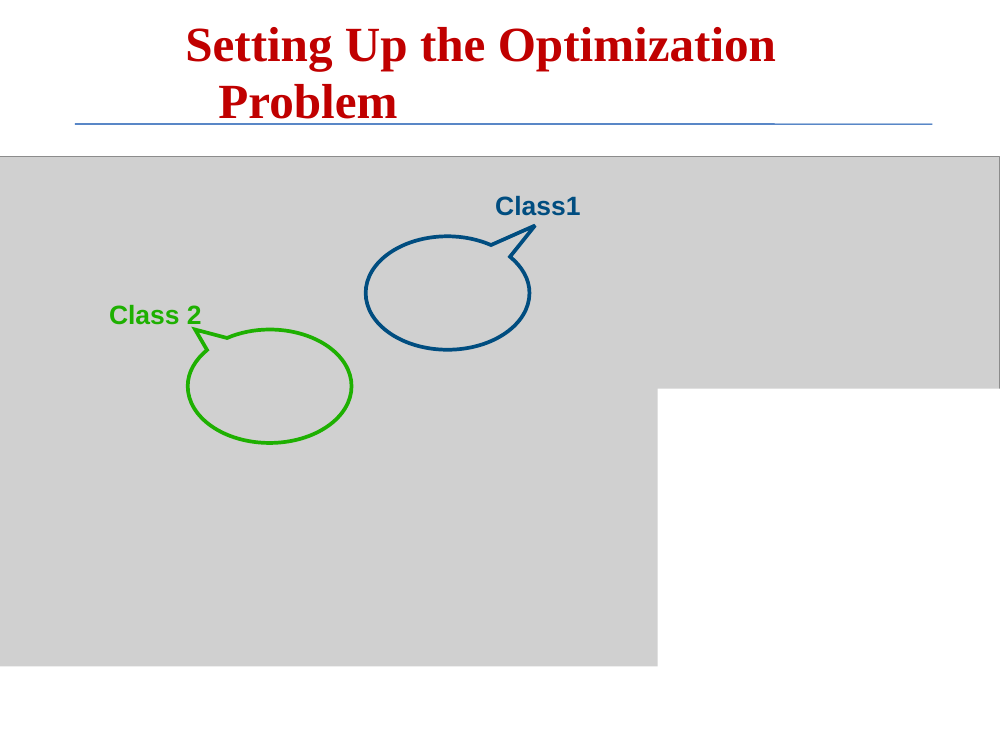
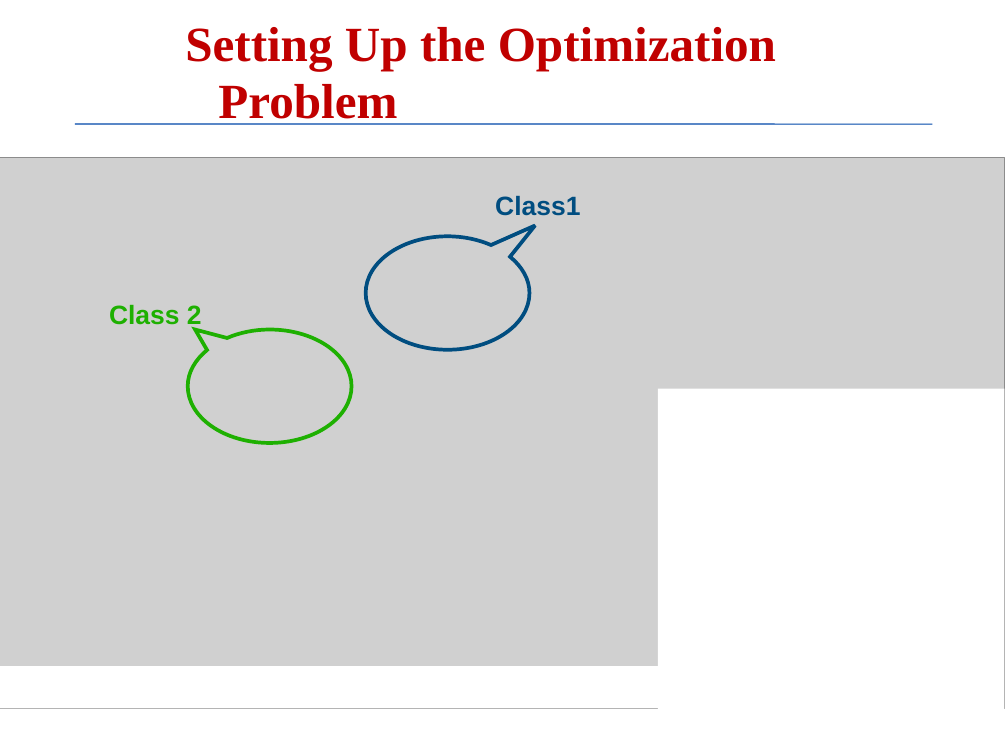
Before and after one commit to jeniyat/CSE-5521-SP21, a slide deck: slide 40 of Lectures/ppts/18. perceptrons_svm.pptx. Drawn at 1008x756 pixels with LibreOffice and Linux fonts; fonts in the diff are those of the drawing; grey boxes stand for pictures. Boxes give left, top, right and bottom in pixels: in the first picture for what was removed or moved away, otherwise in the second. Text is boxed around its words. In the diff, an @@ line names an element or a change of style, - is before the commit and + after.

```diff
--- a/Lectures/ppts/18. perceptrons_svm.pptx
+++ b/Lectures/ppts/18. perceptrons_svm.pptx
@@ picture: place and size @@
-picture at [0, 156, 1000, 707]
+picture at [0, 158, 1004, 709]
@@ rectangle: place and size @@
-rectangle at [658, 388, 1008, 722]
+rectangle at [658, 388, 1004, 722]
@@ rectangle: place and size @@
-rectangle at [0, 666, 730, 756]
+rectangle at [0, 666, 730, 708]
```
Also in this commit, not shown: 2 other slides changed, 2 other files.
